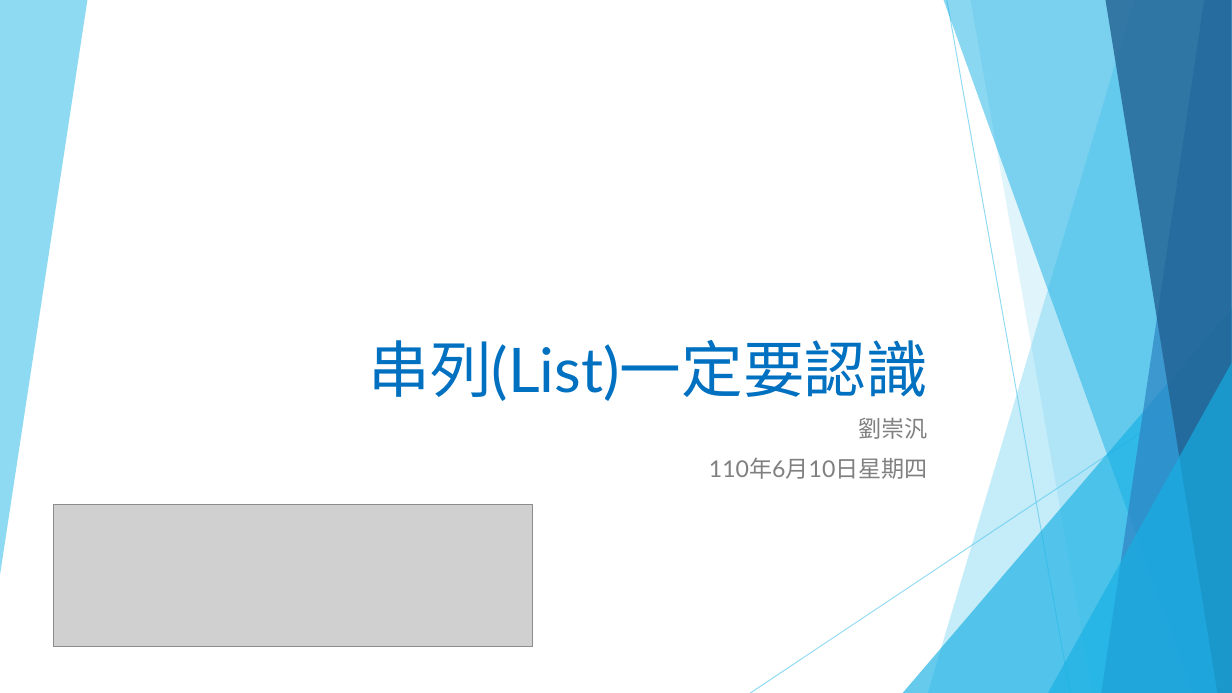
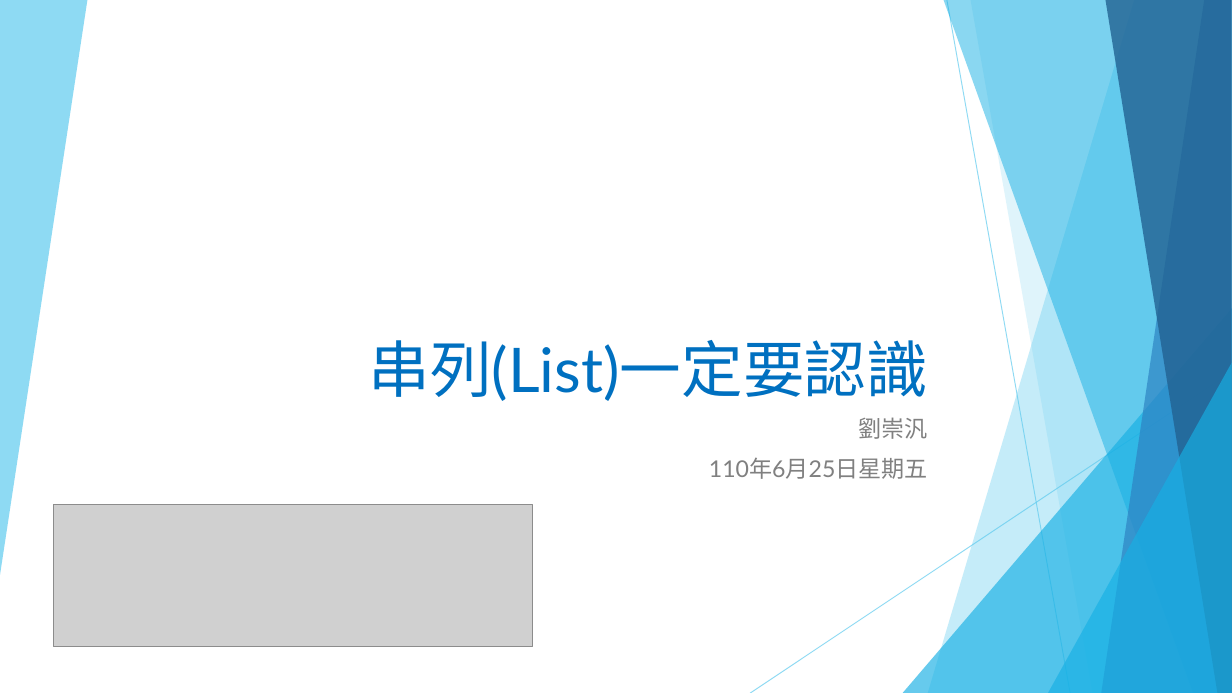
Before and after one commit to liulawsi/My_PPTs, a slide deck: slide 1 of LCC/Python/06_串列(List)一定要認識.pptx. Drawn at 1232x693 pixels with LibreOffice and Linux fonts; fonts in the diff are those of the drawing; grey boxes stand for pictures. Boxes give left, top, right and bottom in pixels: in the first picture for what was removed or moved away, otherwise in the second. Text is boxed around its words. In the diff, an @@ line names an element or a change of style, - is before the commit and + after.

```diff
--- a/LCC/Python/06_串列(List)一定要認識.pptx
+++ b/LCC/Python/06_串列(List)一定要認識.pptx
@@ subtitle at [709, 458, 928, 479]: text changed @@
-110年6月10日星期四
+110年6月25日星期五
```
Also in this commit, not shown: 1 other slide changed, 3 slides added, 1 other file.
